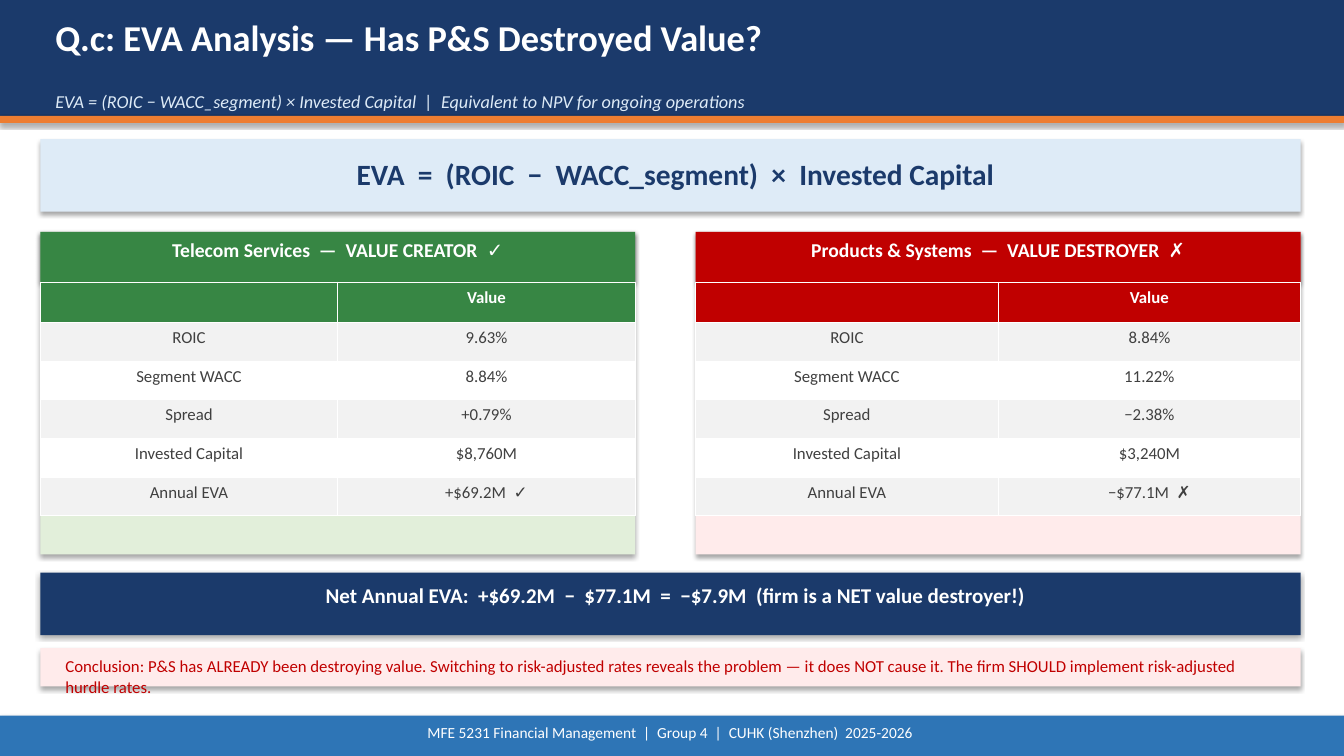
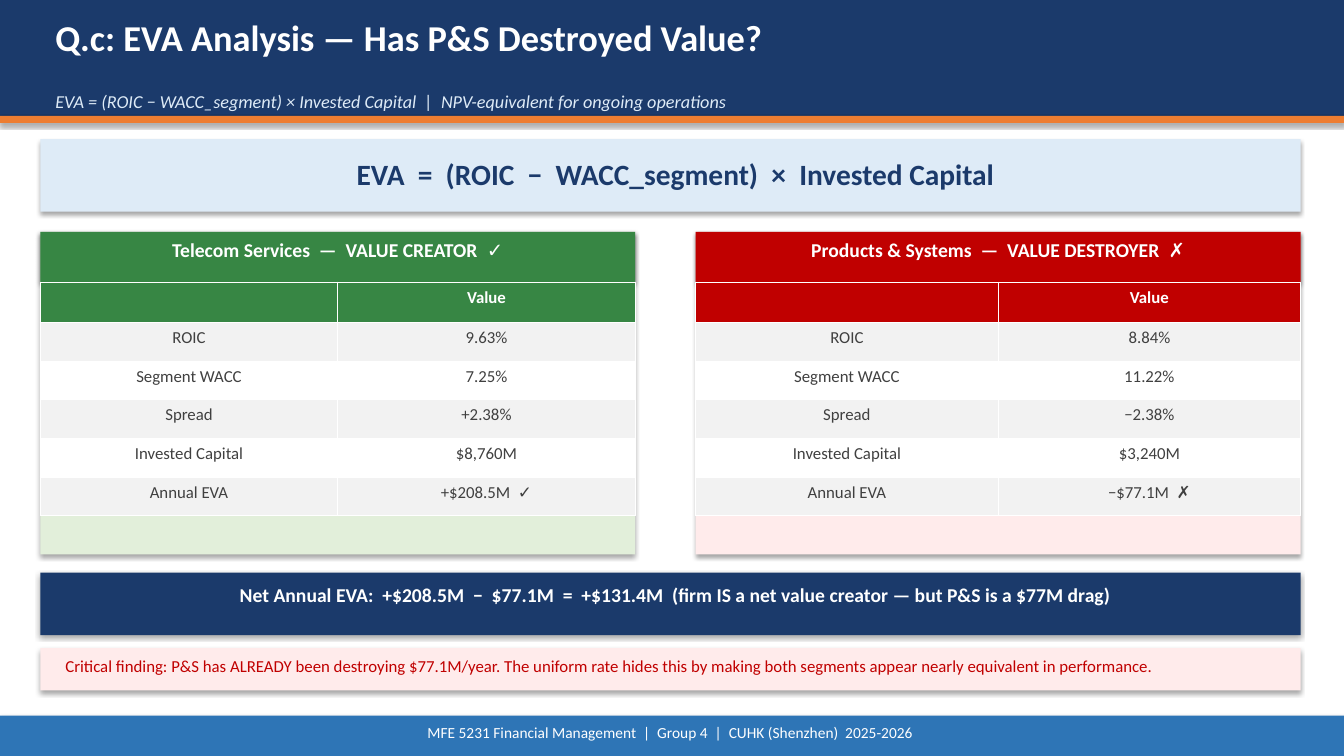
Before and after one commit to zou-haiyun-316/mfe5231casestudy, a slide deck: slide 9 of TeleTech_Case4_Presentation.pptx. Drawn at 1344x756 pixels with LibreOffice and Linux fonts; fonts in the diff are those of the drawing. Boxes give left, top, right and bottom in pixels: in the first picture for what was removed or moved away, otherwise in the second. Text is boxed around its words. In the diff, an @@ line names an element or a change of style, - is before the commit and + after.

```diff
--- a/TeleTech_Case4_Presentation.pptx
+++ b/TeleTech_Case4_Presentation.pptx
@@ text at box(55, 95, 726, 111): text changed @@
-EVA = (ROIC − WACC_segment) × Invested Capital | Equivalent to NPV for ongoing operations
+EVA = (ROIC − WACC_segment) × Invested Capital | NPV-equivalent for ongoing operations
@@ table at box(40, 282, 635, 514) @@
-row 3, column 2: 8.84%
+row 3, column 2: 7.25%
-row 4, column 2: +0.79%
+row 4, column 2: +2.38%
-row 6, column 2: +$69.2M ✓
+row 6, column 2: +$208.5M ✓
@@ text at box(240, 587, 1110, 606): text changed; size 15 to 14 pt @@
-Net Annual EVA: +$69.2M − $77.1M = −$7.9M (firm is a NET value destroyer!)
+Net Annual EVA: +$208.5M − $77.1M = +$131.4M (firm IS a net value creator — but P&S is a $77M drag)
@@ rectangle: place and size @@
-rectangle at box(40, 648, 1301, 687)
+rectangle at box(40, 648, 1301, 691)
@@ text at box(65, 660, 1151, 675): text changed @@
-Conclusion: P&S has ALREADY been destroying value. Switching to risk-adjusted rates reveals the problem — it does NOT cause it. The firm SHOULD implement risk-adjusted hurdle rates.
+Critical finding: P&S has ALREADY been destroying $77.1M/year. The uniform rate hides this by making both segments appear nearly equivalent in performance.
```
Also in this commit, not shown: 11 other slides changed, 1 other file.
